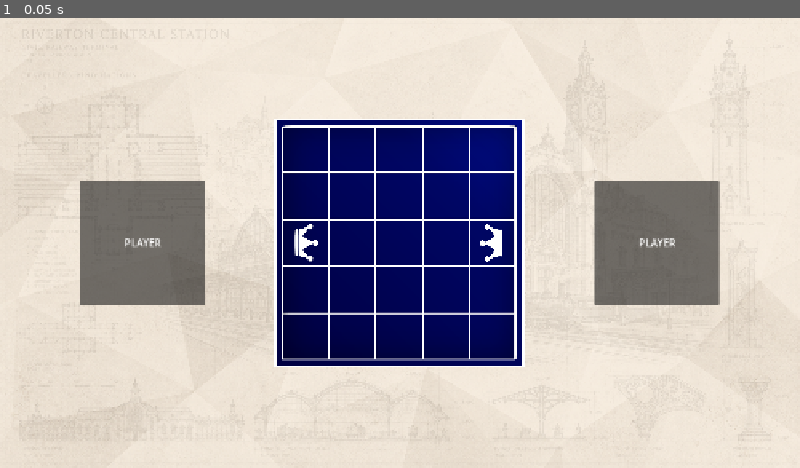
Above: before the commit, frame 1.
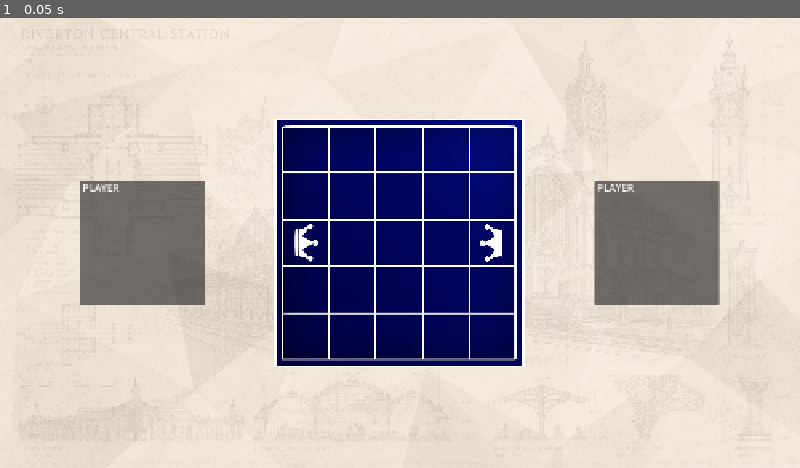
Above: after the commit, the same moment.

Repository: ryanh6/cardChess
Game: Godot game, scene res://scenes/screens/gameScreen.tscn
The game is run twice, just before and just after one commit, with the same random seed, the same clock (stepped at 60 frames per second) and the same inputs. The project has no main scene, so this scene is started directly.
Inputs:
- Up to frame 1 (0.05 s): no input

The runs differ from the first frame. In frame 1, 0.2% of the frame differs, in the area x 10-85%, y 36-52%.
Error after the commit: Invalid assignment of property or key 'texture' with value of type 'Nil' on a base object of type 'null instance'. (res://scripts/interface/playerInterface.gd:…

Commit message:
completed all player and gameBoard UI functions
finished all the functions for the player and gameBoard UI class

Diff:
--- a/scenes/components/player.tscn
+++ /dev/null
@@ -1,13 +0,0 @@
-[gd_scene format=3 uid="uid://ctmrg8muin1h4"]
-
-[node name="Player" type="PanelContainer" unique_id=1400750966]
-anchors_preset = 15
-anchor_right = 1.0
-anchor_bottom = 1.0
-grow_horizontal = 2
-grow_vertical = 2
-
-[node name="Name" type="Label" parent="." unique_id=644787706]
-layout_mode = 2
-text = "PLAYER"
-horizontal_alignment = 1
--- /dev/null
+++ b/scenes/components/playerInterface.tscn
@@ -0,0 +1,34 @@
+[gd_scene format=3 uid="uid://ctmrg8muin1h4"]
+
+[ext_resource type="Script" uid="uid://j3pmv5xoavpj" path="res://scripts/interface/playerInterface.gd" id="1_7dcxb"]
+
+[node name="Panel" type="PanelContainer" unique_id=1400750966]
+anchors_preset = 15
+anchor_right = 1.0
+anchor_bottom = 1.0
+grow_horizontal = 2
+grow_vertical = 2
+script = ExtResource("1_7dcxb")
+
+[node name="Margins" type="MarginContainer" parent="." unique_id=720723643]
+layout_mode = 2
+
+[node name="Row" type="HBoxContainer" parent="Margins" unique_id=690352923]
+layout_mode = 2
+
+[node name="PlayerIcon" type="TextureRect" parent="Margins/Row" unique_id=54572932]
+layout_mode = 2
+
+[node name="PlayerInfo" type="VBoxContainer" parent="Margins/Row" unique_id=722835718]
+layout_mode = 2
+
+[node name="PlayerName" type="Label" parent="Margins/Row/PlayerInfo" unique_id=644787706]
+layout_mode = 2
+text = "PLAYER"
+horizontal_alignment = 1
+
+[node name="ScoreLabel" type="Label" parent="Margins/Row/PlayerInfo" unique_id=1909537317]
+layout_mode = 2
+
+[node name="TurnLabel" type="Label" parent="Margins/Row/PlayerInfo" unique_id=1917136118]
+layout_mode = 2
--- a/scenes/screens/gameScreen.tscn
+++ b/scenes/screens/gameScreen.tscn
@@ -2,7 +2,7 @@
 
 [ext_resource type="Texture2D" uid="uid://b8mbngbccnb5b" path="res://assets/gameBackground2.png" id="1_wdglq"]
 [ext_resource type="PackedScene" uid="uid://cvblemk8pxgoy" path="res://scenes/components/gameBoardInterface.tscn" id="2_wdglq"]
-[ext_resource type="PackedScene" uid="uid://ctmrg8muin1h4" path="res://scenes/components/player.tscn" id="3_ug6w8"]
+[ext_resource type="PackedScene" uid="uid://ctmrg8muin1h4" path="res://scenes/components/playerInterface.tscn" id="3_ug6w8"]
 
 [node name="GameScreen" type="Control" unique_id=14647702]
 layout_mode = 3
--- a/scripts/interface/cellInterface.gd
+++ b/scripts/interface/cellInterface.gd
@@ -1,8 +1,11 @@
 @tool
 extends Button
-class_name cellInterface
+class_name CellInterface
 
 signal cellSelected(position: Vector2i)
+
+const WHITEPIECE: Texture2D = preload("res://assets/whitePiece.png")
+const BLACKPIECE: Texture2D = preload("res://assets/blackPiece.png")
 
 @export var boardPosition: Vector2i
 @export_enum("Empty: -1", "Player 1: 0", "Player 2: 1") var startingOwnerID: int = -1
@@ -15,9 +18,18 @@
 	if not Engine.is_editor_hint():
 		pressed.connect(sendPositionSignal())
 	highlight.visible = false
+	displayPiece(startingOwnerID)
 
 func sendPositionSignal():
 	cellSelected.emit(boardPosition)
+
+func displayPiece(ownerID: int):
+	if ownerID == 0:
+		pieceView.texture = WHITEPIECE
+	elif ownerID == 1:
+		pieceView.texture = BLACKPIECE
+	else:
+		pieceView.texture = null
 
 func setHighlight(newColor: Color):
 	highlight.color = newColor
--- a/scripts/interface/gameBoardInterface.gd
+++ b/scripts/interface/gameBoardInterface.gd
@@ -2,3 +2,99 @@
 class_name BoardInterface
 
 signal cellSelected(position: Vector2i)
+
+const cellScene: PackedScene = preload("res://scenes/components/cellInterface.tscn")
+
+@onready var cellGrid: GridContainer = %CellGrid
+@onready var boardTexture: TextureRect = %BoardTexture
+
+var cells: Array[CellInterface] = []
+var currentBoardSize: int = 0
+
+func _ready():
+	boardTexture.resized.connect(updateBoardRotation)
+	updateBoardRotation()
+	buildGrid(5)
+
+func buildGrid(newGridSize: int):
+	if newGridSize == currentBoardSize:
+		return
+
+	clearGrid()
+	currentBoardSize = newGridSize
+	cellGrid.columns = newGridSize
+
+	var boardImage: bool = newGridSize == 5
+	boardTexture.visible = boardImage
+	setBoardMargins(boardImage)
+
+	for screenY in newGridSize:
+		for screenX in newGridSize:
+			var screenPosition: Vector2i = Vector2i(screenX, screenY)
+			var actualPosition = screenToBoard(screenPosition, newGridSize)
+			var cell: CellInterface = cellScene.instantiate()
+
+			cell.name = "Cell%d%d" % [screenX, screenY]
+			cell.boardPosition = actualPosition
+			cellGrid.add_child(cell)
+
+			cell.setBackground(not boardImage)
+			cell.setThrone(not boardImage and isThrone(actualPosition, newGridSize))
+			cell.cellSelected.connect(onCellSelected)
+
+			cells.append(cell)
+
+func clearGrid():
+	for child in cellGrid.get_children():
+		cellGrid.remove_child(child)
+		child.queue_free()
+
+	cells.clear()
+	currentBoardSize = 0
+
+func setBoardMargins(useImage: bool):
+	var margins: float
+
+	if useImage == true:
+		margins = 17.5
+	else:
+		margins = 0.0
+
+	cellGrid.offset_left = margins
+	cellGrid.offset_top = margins
+	cellGrid.offset_right = -margins
+	cellGrid.offset_bottom = -margins
+
+func isThrone(position: Vector2i, gridSize: int):
+	var centerColumn: int = gridSize / 2
+	if position == Vector2i(centerColumn, 0) or position == Vector2i(centerColumn, gridSize - 1):
+		return position
+
+func screenToBoard(screenPosition: Vector2i, gridSize: int):
+	return Vector2i(screenPosition.y, gridSize - 1 - screenPosition.x)
+
+func updateBoardRotation():
+	boardTexture.pivot_offset = boardTexture.size / 2
+	boardTexture.rotation = PI / 2
+
+func refresh(gameBoard: Board, selectedCell: Vector2i, legalMovesList: Array[Vector2i]):
+	if gameBoard.size != currentBoardSize:
+		buildGrid(gameBoard.size)
+
+	for cell in cells:
+		var piece: Piece = gameBoard.pieceAt(cell.boardPosition)
+
+		if piece == null:
+			cell.displayPiece(-1)
+		else:
+			cell.displayPiece(piece.ownerID)
+
+		if cell.boardPosition == selectedCell:
+			cell.setHighlight(Color(0, 1, 0, 0.5))
+		elif legalMovesList.has(cell.boardPosition):
+			cell.setHighlight(Color(0, 1, 1, 0.5))
+		else:
+			cell.setHighlight(Color.TRANSPARENT)
+
+func onCellSelected(position: Vector2i):
+	cellSelected.emit(position)
--- /dev/null
+++ b/scripts/interface/playerInterface.gd
@@ -0,0 +1,25 @@
+extends PanelContainer
+class_name PlayerInterface
+
+@export var playerName: String = "Player"
+@export var playerIcon: Texture2D
+
+@onready var icon: TextureRect = %PlayerIcon
+@onready var nameLabel: Label = %PlayerName
+@onready var scoreLabel: Label = %ScoreLabel
+@onready var turnLabel: Label = %TurnLabel
+
+func _ready():
+	icon.texture = playerIcon
+	icon.pivot_offset = icon.size / 2
+	nameLabel.text = playerName
+
+func updatePanel(score: int, isCurrent: bool):
+	scoreLabel.text = "Rounds: %d" % score
+	turnLabel.visible = isCurrent
+	icon.pivot_offset = icon.size / 2
+
+	if isCurrent:
+		icon.scale = Vector2(1.1, 1.1)
+	else:
+		icon.scale = Vector2(1, 1)
Not shown, added: scripts/interface/playerInterface.gd.uid
